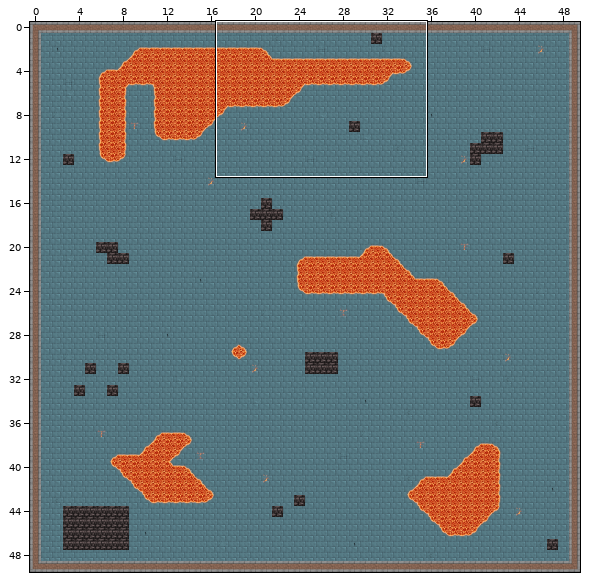
One commit to this Tiled map (JSON): Assessment 3/Levels/level1 50x50.json. The first picture is a wide view before the edit; the outline marks the close-up.
Close-up. Old version:
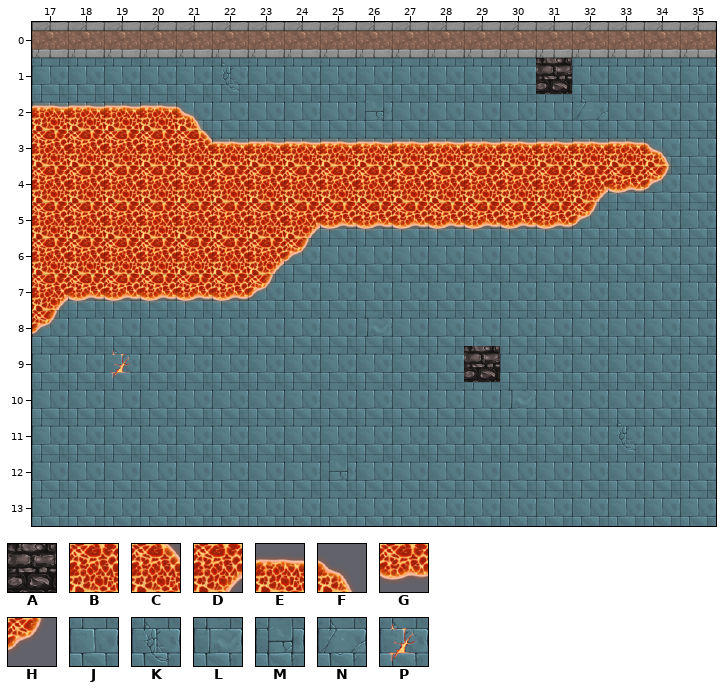
Cells are 64x64 px. Shown: x 17..35, y 0..13. The commit also changed other parts of the map, which this record leaves out.
Key: from "All Tiles": A 0, B 29, C 30, D 32, E 42, F 43, G 45, H 46, J 48, K 50, L 51, M 52, N 60, P 62.
_ is an empty cell, # one hidden under a higher layer.
Layers that did not change in this view are not listed.
Layer "Floor" before, first column x 17:
 0 ###################
 1 JJJJJKJJJJJJJJ#JJJJ
 2 JJJJJJJJJMJJJJJNJJJ
 3 ####JJJJJJJJJJJJJJJ
 4 ###############JJJJ
 5 #######JJJJJJJJJJJJ
 6 ######JJJJJJJJJJJJJ
 7 JJJJJJJJJJJJJJJJJJJ
 8 JJJJJJJJJLJJJJJJJJJ
 9 JJPJJJJJJJJJ#JJJJJJ
10 JJJJJJJJJJJJJLJJJJJ
11 JJJJJJJJJJJJJJJJKJJ
12 JJJJJJJJMJJJJJJJJJJ
13 JJJJJJJJJJJJJJJJJJJ
Layer "Lava" before, first column x 17:
 0 ___________________
 1 ___________________
 2 EEEEF______________
 3 BBBBCEEEEEEEEEEEEF_
 4 BBBBBBBBBBBBBBBDGH_
 5 BBBBBBBDGGGGGGGH___
 6 BBBBBBDH___________
 7 DGGGGGH____________
 8 H__________________
 9 ___________________
10 ___________________
11 ___________________
12 ___________________
13 ___________________
Now the later version:
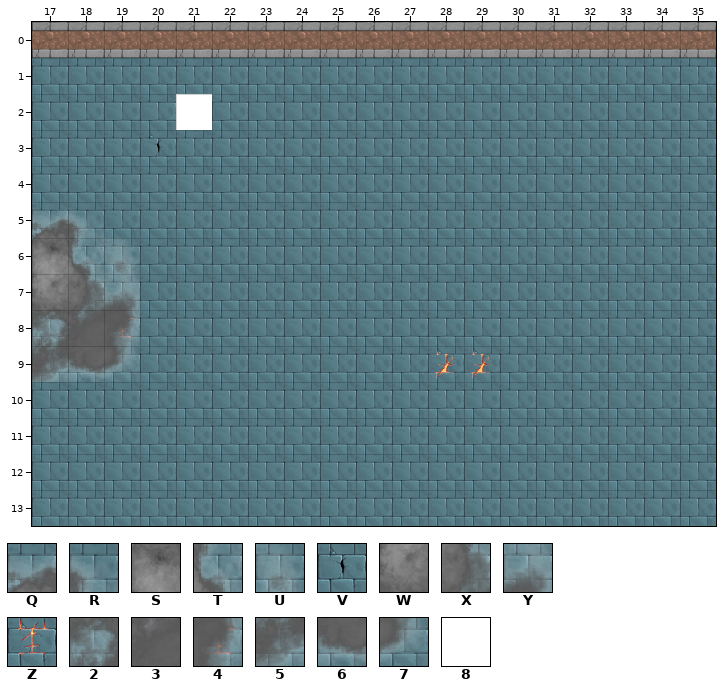
Further tiles: from "All Tiles": Q 17, R 18, S 37, T 38, U 39, V 49, W 57, X 58, Y 59, Z 63, 2 77, 3 78, 4 79, 5 97, 6 98, 7 99, 8 104.
Tiles of an added or newly shown layer are drawn over the layers below it.
See-through tiles are keyed as they look on the map.
Edits made:
Layer "Floor":
y 1: x 22 K -> J
y 2: x 26 M -> J; x 32 N -> J
y 3: x 20 # -> V
y 8: x 19 J -> Z; x 26 L -> J
y 9: x 19 P -> J; x 28..29 J# -> PP
y 10: x 30 L -> J
y 11: x 33 K -> J
y 12: x 25 M -> J
Layer "Lava":
y 2: x 17..21 EEEEF -> _____
y 3: x 17..34 BBBBCEEEEEEEEEEEEF -> __________________
y 4: x 17..34 BBBBBBBBBBBBBBBDGH -> __________________
y 5: x 17..32 BBBBBBBDGGGGGGGH -> ________________
y 6: x 17..24 BBBBBBDH -> ________
y 7: x 17..23 DGGGGGH -> _______
y 8: x 17 H -> _
Layer "Enemy":
y 1: x 31 A -> _
y 2: x 21 _ -> 8
y 9: x 29 A -> _
Layer "Cloud" (added):
y 5: x 17..18 __ -> QR
y 6: x 17..19 ___ -> STU
y 7: x 17..19 ___ -> WXY
y 8: x 17..19 ___ -> 234
y 9: x 17..19 ___ -> 567
Pixel boxes of the changes (left, top, right, bottom) in both close-ups:
changed: (32, 58, 672, 416)
changed: (615, 420, 644, 453)
changed: (328, 460, 356, 488)
